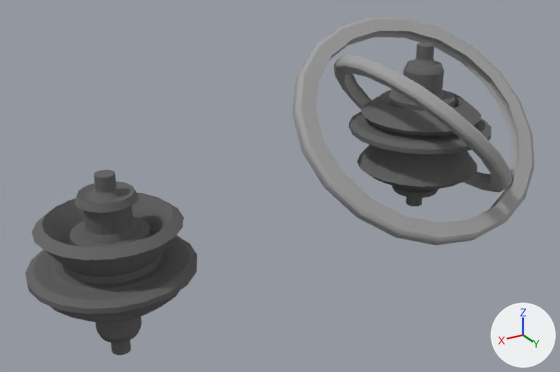
Renders of the FBX model Assets/Map/Base.FBX from each side of a commit.
Before and after are seen from a 50 mm lens placed at (19.52, 21.94, 10.02), pointed at (6.08, -0.47, -1.18). Lighting does not change. The marker at lower right points along +X, +Y and +Z. Where no turn or scale is listed for an object, it has been applied to the vertices.

In view in the first picture: 'Cylinder001', 'Cylinder002', 'Tube001', 'Tube002'.
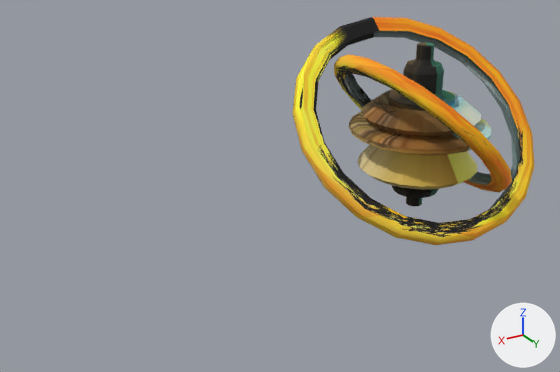
Changed parts and their boxes [x1, y1, x2, y2] in the pictures (560 x 372 px):
```json
{"object": "Cylinder002", "change": "deleted", "before": [25, 170, 197, 355]}
{"object": "Tube002", "change": "surface changed, turned", "before": [292, 17, 534, 245], "after": [292, 17, 534, 245], "on screen": "grey to yellow"}
{"object": "Cylinder001", "change": "recoloured", "before": [349, 43, 491, 206], "after": [349, 43, 491, 206], "on screen": "grey to brown"}
{"object": "Tube001", "change": "surface changed", "before": [334, 54, 512, 192], "after": [334, 54, 512, 192], "on screen": "grey to orange"}
```

Scene script edits in JSON lines:
```json
{"op": "add", "block": "img_images_jpg", "code": ["img_images_jpg = load_image('images.jpg', '_unpacked/images.jpg', 259, 194, 'sRGB')"]}
{"op": "add", "block": "img_2_deferent_condition_jpg", "code": ["img_2_deferent_condition_jpg = load_image('2 Deferent condition.jpg', '_unpacked/2_Deferent_condition.jpg', 736, 654, 'sRGB')"]}
{"op": "remove", "block": "mat_02___default", "code": "mat_02___default.base_color = (0.357, 0.357, 0.357)  # grey #a1a1a1"}
{"op": "add", "block": "mat_02___default", "code": "mat_02___default.texture = img_2_deferent_condition_jpg"}
{"op": "add", "block": "mat_07___default", "code": ["mat_07___default = principled_material('07 - Default')", "mat_07___default.texture = img_images_jpg", "mat_07___default.roughness = 0.859"]}
{"block": "me_mesh", "where": "me_mesh.from_pydata(...)  # 1462 vertices, 1480 faces; spans x -2.75..2.75, y -2.75..2.75, z -1.99..4.53"}
{"op": "remove", "block": "me_mesh", "code": "me_mesh.materials.append(mat_01___default)  # dark grey #606060"}
{"op": "add", "block": "me_mesh", "code": "me_mesh.materials.append(mat_07___default)  # picture img_images_jpg"}
{"op": "set", "path": "ob_tube002.rotation_euler", "old": "(0.785, 0.0, 3.142)", "new": "(0.785, 3.142, 0.0)", "note": "degrees (45, 0, 180) -> degrees (45, 180, 0)"}
{"op": "remove", "block": "ob_cylinder002", "code": ["ob_cylinder002 = bpy.data.objects.new('Cylinder002', me_mesh_003)", "ob_cylinder002.location = (12.71, 0.0, -1.12)", "ob_cylinder002.scale = (-0.0254, -0.0254, -0.0254)"]}
```
